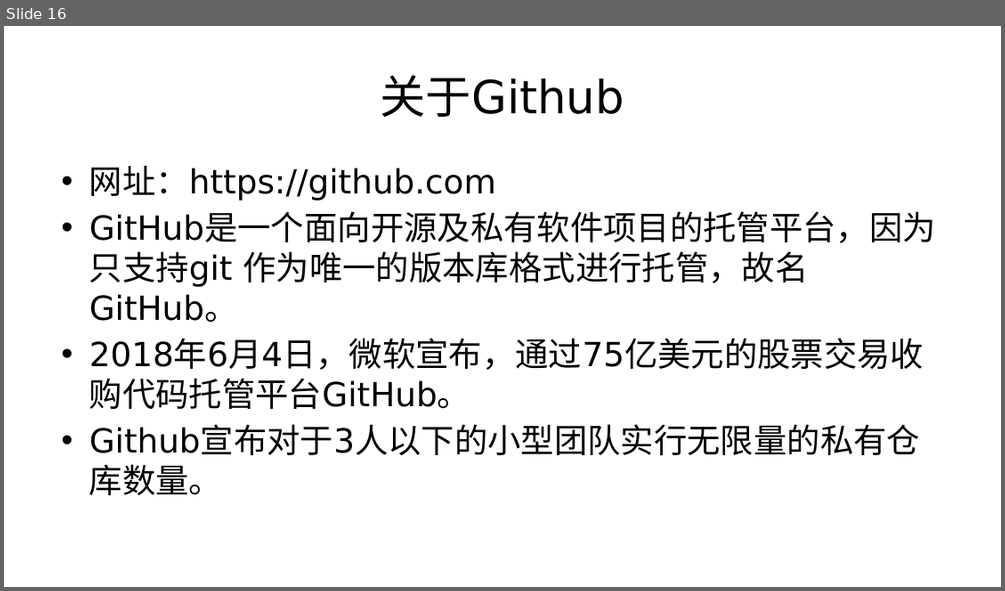
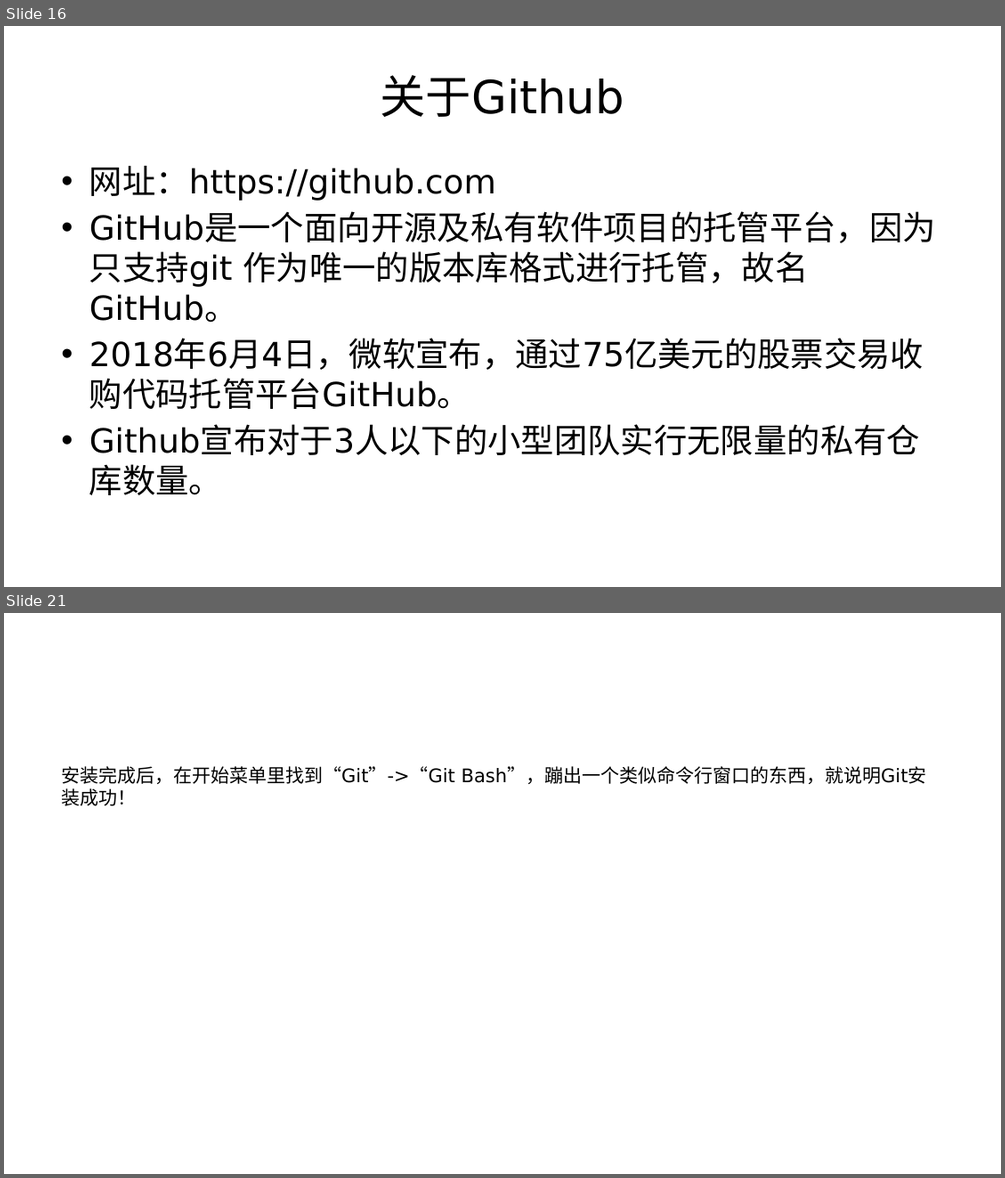
Before and after one commit to Sdear/LectureNotes, a slide deck: 专题/版本控制那些事.pptx. Shown one above the other, each under a label of ours: slide 16 before the commit, slides 16 and 21 after it; the slides between them are not shown. The pictures are 1005x591 and 1005x1178 pixels, drawn with LibreOffice and Linux fonts; fonts in the diff are those of the drawing; background and template pictures are left out. Boxes give left, top, right and bottom in pixels: in the first picture for what was removed or moved away, otherwise in the second. Text is boxed around its words. In the diff, an @@ line names an element or a change of style, - is before the commit and + after.

```diff
--- a/专题/版本控制那些事.pptx
+++ b/专题/版本控制那些事.pptx
@@ slide 21 added at <box>4,613,1001,1174</box>, background #FFFFFF @@
@@ text added at <box>61,766,927,784</box>, 18 pt, text #000000 @@
+安装完成后，在开始菜单里找到“Git”->“Git Bash”，蹦出一个类似命令行窗口的东西，就说明Git安装成功！
```
Also in this commit, not shown: 16 other slides added, 1 other file.
